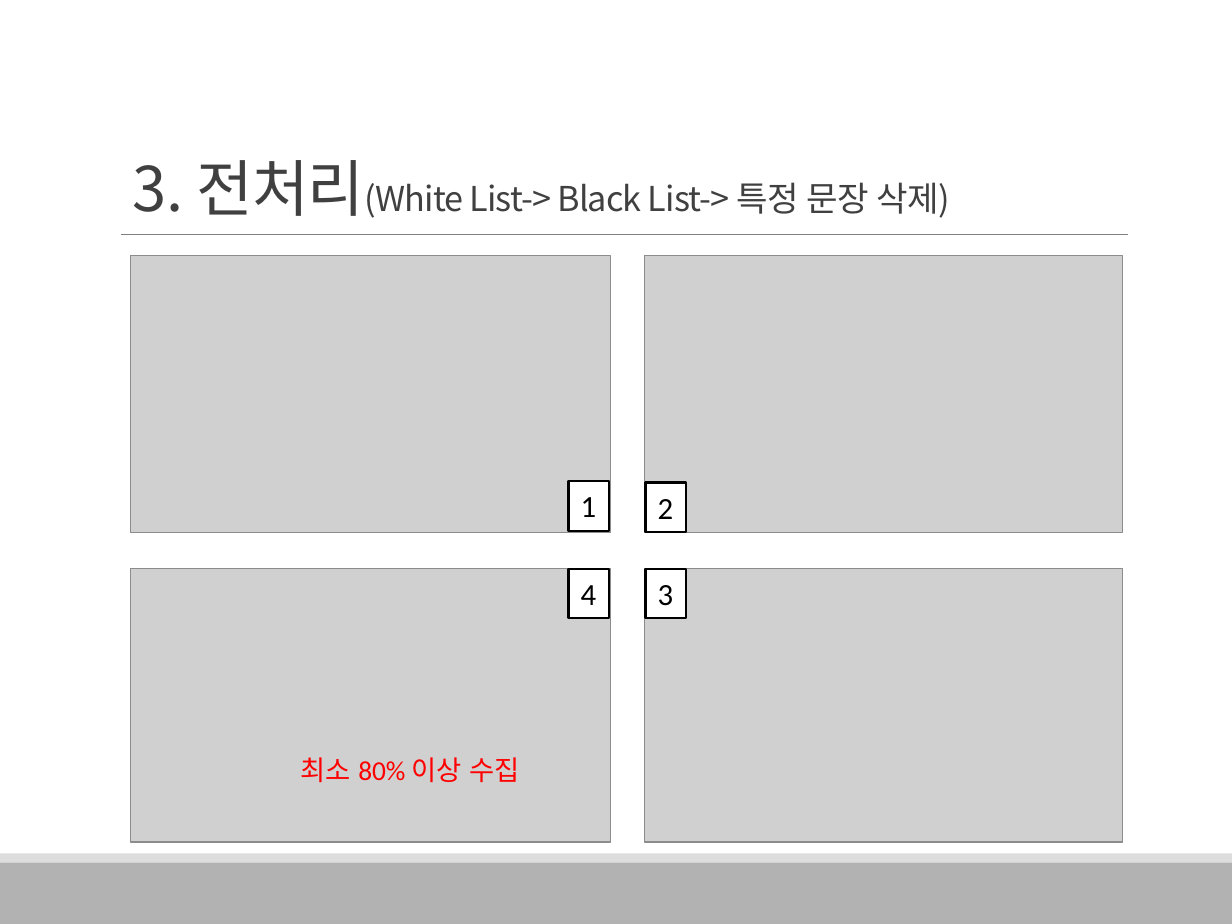
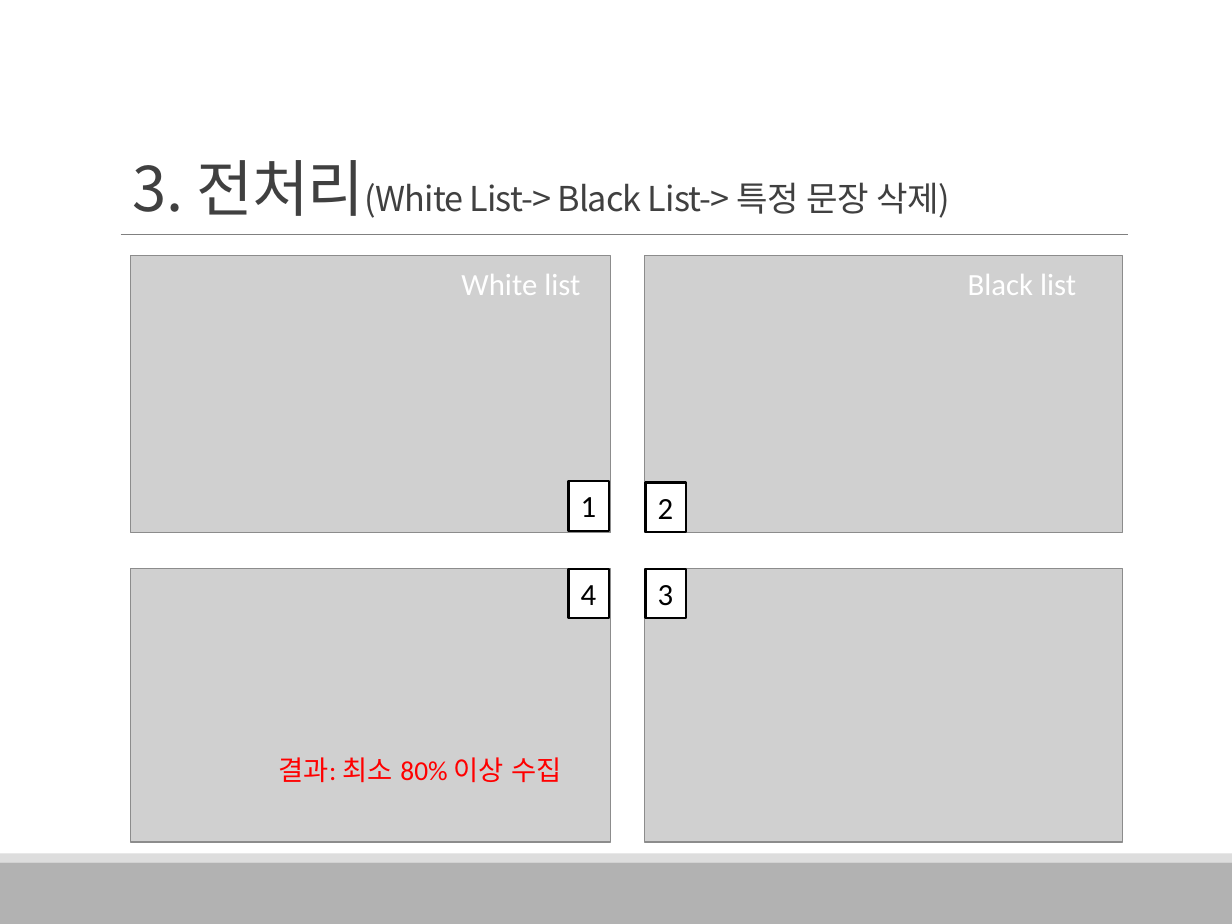
Before and after one commit to HaYongdae/issuewhatshow, a slide deck: slide 10 of doc/최종 PPT.pptx. Drawn at 1232x924 pixels with LibreOffice and Linux fonts; fonts in the diff are those of the drawing; grey boxes stand for pictures. Boxes give left, top, right and bottom in pixels: in the first picture for what was removed or moved away, otherwise in the second. Text is boxed around its words. In the diff, an @@ line names an element or a change of style, - is before the commit and + after.

```diff
--- a/doc/최종 PPT.pptx
+++ b/doc/최종 PPT.pptx
@@ text added at [461,274,580,295], 18 pt, text #FFFFFF @@
+White list
@@ text added at [968,274,1076,295], 18 pt, text #FFFFFF @@
+Black list
@@ text at [279,757,562,782]: text changed @@
-최소 80% 이상 수집
+결과: 최소 80% 이상 수집
```
Also in this commit, not shown: 20 other slides changed, 5 slides added, 9 slides removed.
